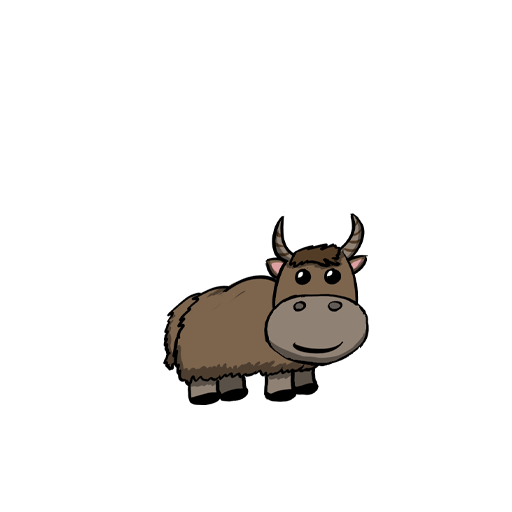
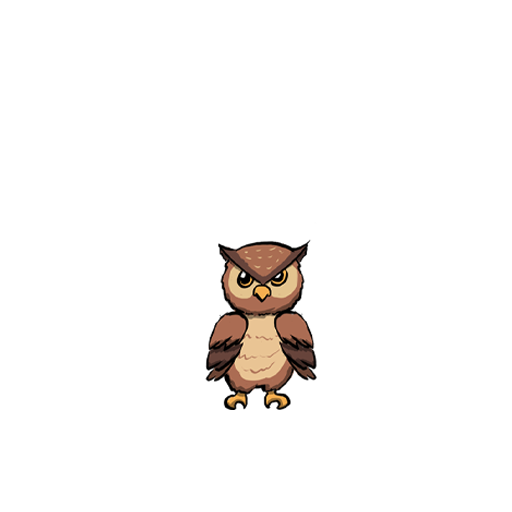
Layers edited between the first and the second 512px x 512px image:
added layer "Owl A" above "parrot B" over [205, 222, 317, 410]
hid "yak" over [163, 211, 369, 405]
